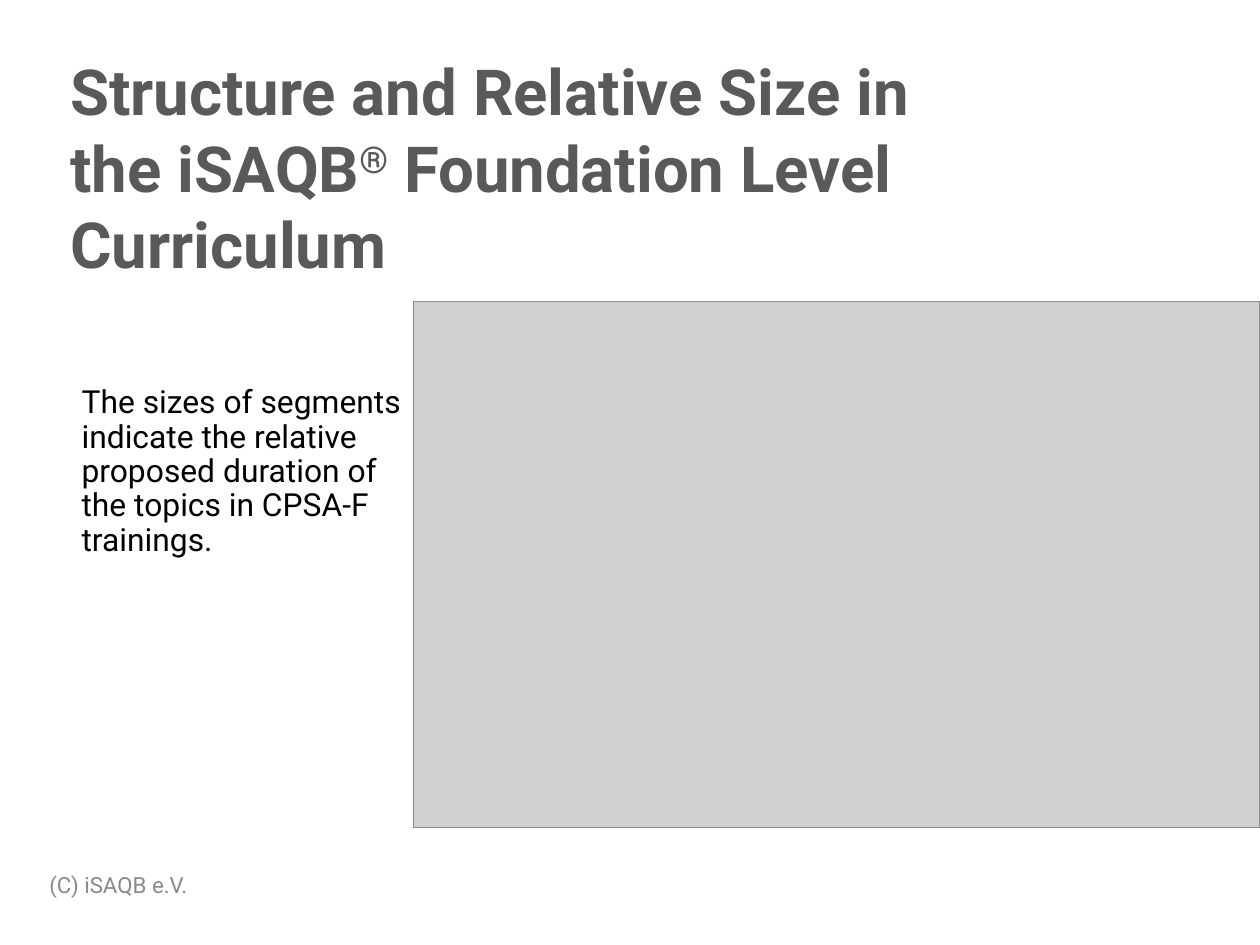
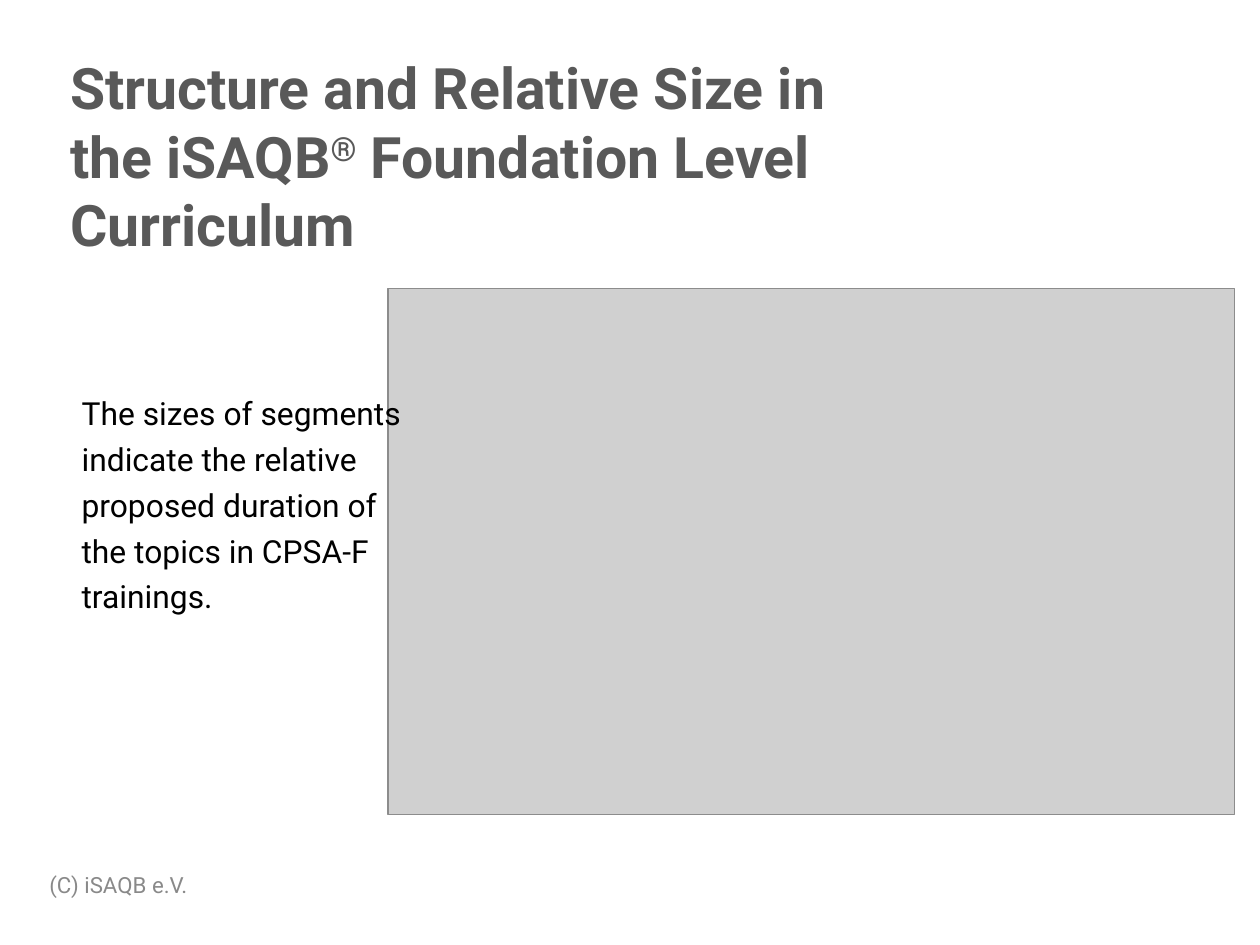
Before and after one commit to isaqb-org/examination-foundation, a slide deck: slide 5 of raw/examination_guide/Examination-Guide-EN.pptx. Drawn at 1260x945 pixels with LibreOffice and Linux fonts; fonts in the diff are those of the drawing; grey boxes stand for pictures; background and template pictures are left out. Boxes give left, top, right and bottom in pixels: in the first picture for what was removed or moved away, otherwise in the second. Text is boxed around its words. In the diff, an @@ line names an element or a change of style, - is before the commit and + after.

```diff
--- a/raw/examination_guide/Examination-Guide-EN.pptx
+++ b/raw/examination_guide/Examination-Guide-EN.pptx
@@ title "Structure and Relative Size in ..." at [70, 66, 825, 247]: size 40 to 36 pt @@
@@ picture: place and size @@
-picture at [414, 302, 1260, 828]
+picture at [388, 288, 1234, 814]
@@ text "The sizes of segments indicate ..." at [82, 397, 401, 615]: line spacing 0.9 to 1.2 @@
```
Also in this commit, not shown: 8 other slides changed, 16 slides added, 3 slides removed, 1 other file.
